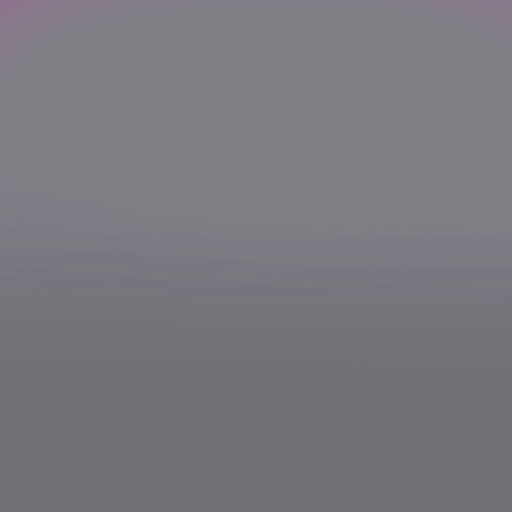
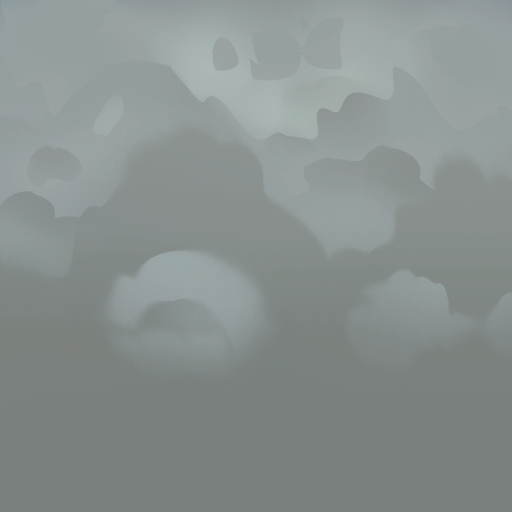
Before/after of a 512 x 512 layered artwork. What changed in the layer stack:
painted on "Layer 2 copy" over [0, 0, 512, 512]
